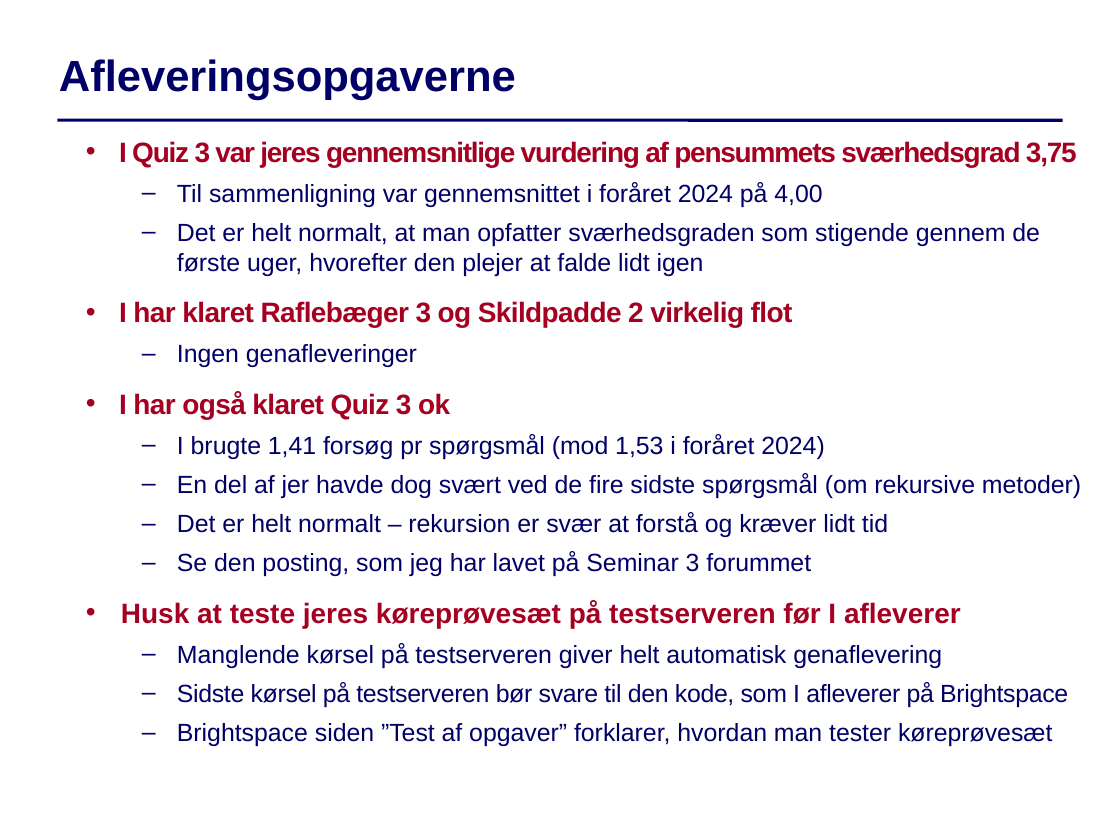
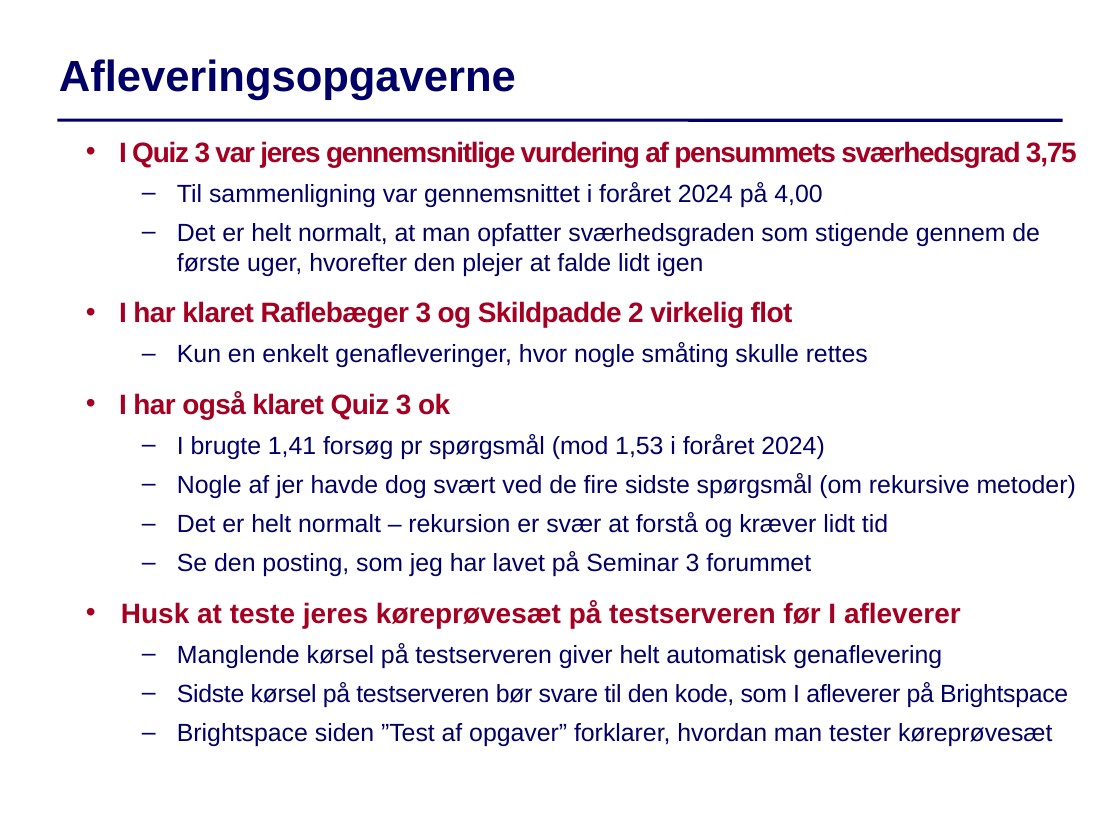
Before and after one commit to IntProgAU/Materiale, a slide deck: slide 3 of web/g25/status/Status4.pptx. Drawn at 1120x840 pixels with LibreOffice and Linux fonts; fonts in the diff are those of the drawing. Boxes give left, top, right and bottom in pixels: in the first picture for what was removed or moved away, otherwise in the second. Text is boxed around its words. In the diff, an @@ line names an element or a change of style, - is before the commit and + after.

```diff
--- a/web/g25/status/Status4.pptx
+++ b/web/g25/status/Status4.pptx
@@ text at (177, 342, 868, 367): text changed @@
-  – Ingen genafleveringer
+  – Kun en enkelt genafleveringer, hvor nogle småting skulle rettes
@@ text at (177, 473, 1076, 498): text changed @@
-  – En del af jer havde dog svært ved de fire sidste spørgsmål (om rekursive metoder)
+  – Nogle af jer havde dog svært ved de fire sidste spørgsmål (om rekursive metoder)
```
